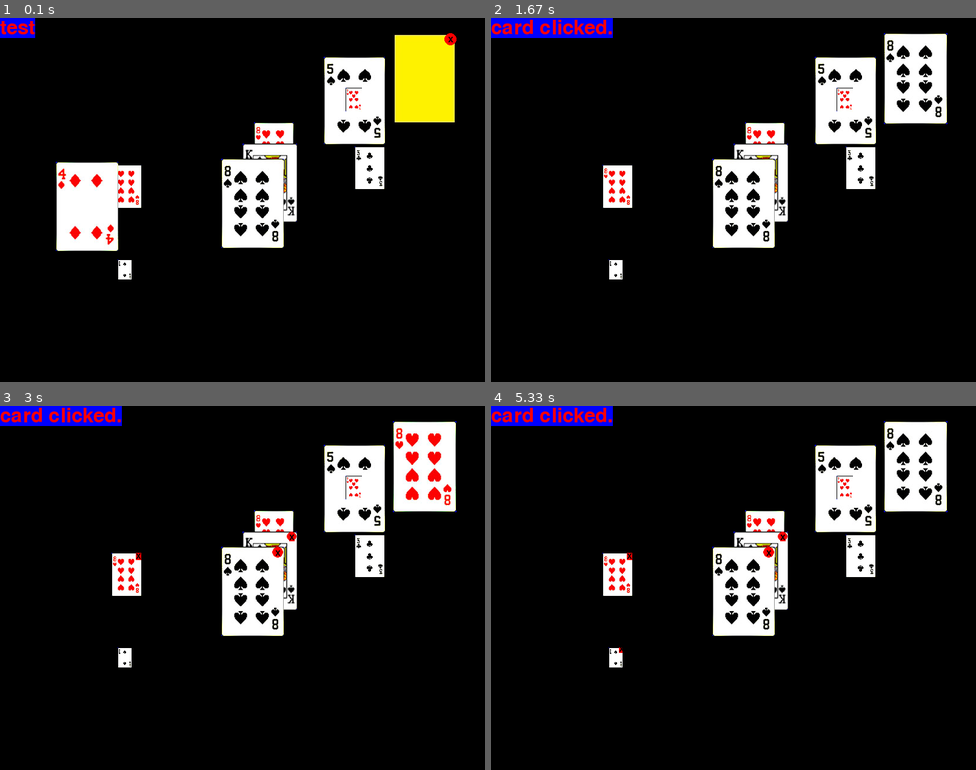
Above: before the commit, frames 1-4 (two rows, left to right).
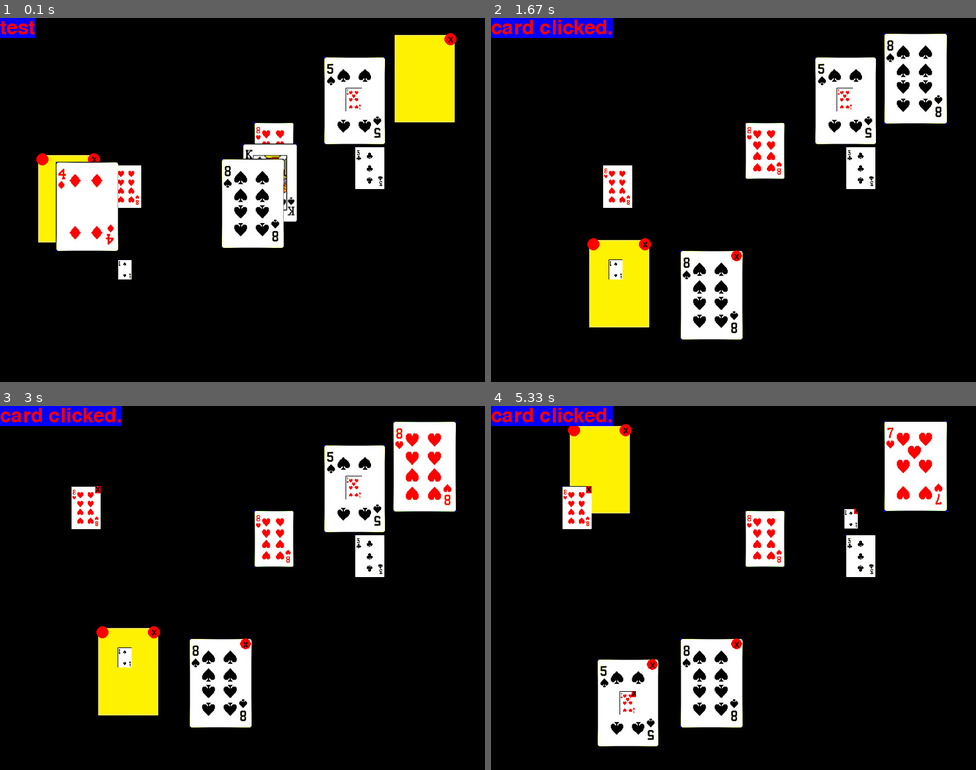
Above: after the commit, the same moments.

Repository: kissmett/children-programming
Game: pygame game, started from PlayCards.py
The game is run twice, just before and just after one commit, with the same random seed, the same clock (stepped at 60 frames per second) and the same inputs.
Inputs (mouse positions are in pixels of both pictures, inside the frame that each line leads up to):
- Up to frame 1 (0.1 s): no input
- Up to frame 2 (1.67 s): press the mouse at (578, 207) at 0.37 s; move the mouse to (597, 243) at 0.47 s; release the mouse at (617, 283) at 0.6 s; press the mouse at (549, 28) at 0.7 s; move the mouse to (728, 134) at 0.8 s; release the mouse at (903, 243) at 0.93 s; press the mouse at (743, 203) at 1.03 s; move the mouse to (728, 247) at 1.13 s; release the mouse at (709, 294) at 1.27 s; press the mouse at (762, 181) at 1.37 s; move the mouse to (748, 127) at 1.47 s; release the mouse at (738, 68) at 1.6 s
- Up to frame 3 (3 s): press the mouse at (426, 467) at 1.7 s; move the mouse to (276, 551) at 1.8 s; release the mouse at (130, 635) at 1.93 s; press the mouse at (252, 591) at 2.03 s; move the mouse to (189, 598) at 2.13 s; release the mouse at (126, 602) at 2.27 s; press the mouse at (426, 467) at 2.37 s; move the mouse to (426, 460) at 2.47 s; release the mouse at (426, 453) at 2.6 s; press the mouse at (126, 573) at 2.7 s; move the mouse to (106, 540) at 2.8 s; release the mouse at (87, 507) at 2.93 s
- Up to frame 4 (5.33 s): press the mouse at (617, 657) at 3.03 s; move the mouse to (733, 588) at 3.13 s; release the mouse at (849, 518) at 3.27 s; press the mouse at (617, 657) at 3.37 s; move the mouse to (718, 606) at 3.47 s; release the mouse at (820, 558) at 3.6 s; press the mouse at (845, 489) at 3.7 s; move the mouse to (733, 595) at 3.8 s; release the mouse at (626, 704) at 3.93 s; press the mouse at (743, 591) at 4.03 s; move the mouse to (767, 617) at 4.13 s; release the mouse at (791, 638) at 4.27 s; press the mouse at (617, 657) at 4.37 s; move the mouse to (607, 562) at 4.47 s; release the mouse at (597, 471) at 4.6 s; press the mouse at (845, 489) at 4.7 s; move the mouse to (869, 471) at 4.8 s; release the mouse at (898, 456) at 4.93 s; press the mouse at (762, 569) at 5.03 s; move the mouse to (825, 606) at 5.13 s; release the mouse at (893, 642) at 5.27 s

The runs differ from the first frame. In frame 1, 1.0% of the frame differs, in the area x 7-21%, y 37-62%; in frame 2, 8.5%; in frame 3, 10%; in frame 4, 16%, in the area x 14-95%, y 4-94%.

Commit message:
增加playgame这个游戏框架；

Diff:
--- a/PlayCards.py
+++ b/PlayCards.py
@@ -8,7 +8,7 @@
 from pygame_components.card import Card
 from pygame_components.color import RED,BLACK,BLUE,GREEN
 
-
+from pygame_components.card2 import Card2
 
 pygame.init()
 screen = pygame.display.set_mode([800,600])
@@ -19,7 +19,7 @@
 
 card_list = pygame.sprite.Group()
 for i in range(10):
-    sprite = Card(screen,
+    sprite = Card2(screen,
                   'assets_en/'+random.choice(imagefile_list),
                 (random.randint(100,700),random.randint(100,500)),
                 random.random(),
@@ -38,10 +38,22 @@
 controll_list.add(button_test)
 controll_list.add(card_current)
 
+#card2 test
+card2 = Card2(screen,
+                  'assets_en/back.jpg',
+                (random.randint(100,700),random.randint(100,500)),
+                1,
+                selected=True
+                )
 
 keep_going=True
 while keep_going:
     for event in pygame.event.get():
+        # 执行各sprite的事件处理方法；
+        for s in card_list:
+            s._check_events(event)
+        card2._check_events(event)
+        # 执行game中的事件处理方法；
         if event.type == pygame.QUIT:
             keep_going = False
         if event.type == pygame.MOUSEBUTTONDOWN:
@@ -65,6 +77,9 @@
                 card_current.choose()
                 button_test.set_msg('card_current clicked.',True)
     screen.fill(BLACK)
+
+    card2.blitme()
+
     card_list.update() # 调用list里每一个精灵的update()
     card_list.draw(screen)
 
--- /dev/null
+++ b/PlayGame.py
@@ -0,0 +1,78 @@
+import pygame
+import random
+import os
+import sys
+
+from pygame import Rect
+
+from pygame_components.button import Button
+from pygame_components.card import Card
+from pygame_components.color import RED,BLACK,BLUE,GREEN
+
+from pygame_components.card2 import Card2
+
+
+class Game:
+    def __init__(self):
+        pygame.init()
+        self.screen = pygame.display.set_mode([800,600])
+        pygame.display.set_caption("Play Game")
+        self.timer = pygame.time.Clock()
+
+        pass
+
+    def _quit_game(self):
+        '''退出游戏'''
+        pygame.quit()  # 退出pygame。必须加上这句话，否则会因为bug而使得pygame不能退出。
+        sys.exit()
+    def _proc_events(self,event):
+        self._proc_events_common_before(event)
+        if event.type == pygame.KEYDOWN:
+            self._proc_events_keydown(event)
+        elif event.type == pygame.KEYMAPCHANGED:
+            self._proc_events_keychanged(event)
+        elif event.type == pygame.KEYUP:
+            self._proc_events_keyup(event)
+        elif event.type == pygame.MOUSEBUTTONDOWN:
+            self._proc_events_mousedown(event)
+        elif event.type == pygame.MOUSEBUTTONUP:
+            self._proc_events_mouseup(event)
+        elif event.type == pygame.MOUSEMOTION:
+            self._proc_events_mousemove(event)
+        elif event.type == pygame.MOUSEWHEEL:
+            self._proc_events_mousewheel(event)
+        self._proc_events_common_after(event)
+        pass
+
+    def _proc_events_keydown(self,event):
+        pass
+    def _proc_events_keyup(self,event):
+        pass
+    def _proc_events_keychanged(self,event):
+        pass
+    def _proc_events_mousedown(self,event):
+        print('game.mousedown')
+        pass
+    def _proc_events_mouseup(self,event):
+        pass
+    def _proc_events_mousemove(self,event):
+        pass
+    def _proc_events_mousewheel(self,event):
+        pass
+    def _proc_events_common_before(self,event):
+        pass
+    def _proc_events_common_after(self,event):
+        pass
+
+    def run_game(self):
+        #事件循环
+        while True:
+            for event in pygame.event.get():
+                if event.type == pygame.QUIT:
+                    self._quit_game()
+                self._proc_events(event)
+        pass
+
+if __name__ == '__main__':#这句话的意思是，如果该模块作为主程序运行，则为真
+    game = Game()
+    game.run_game()
